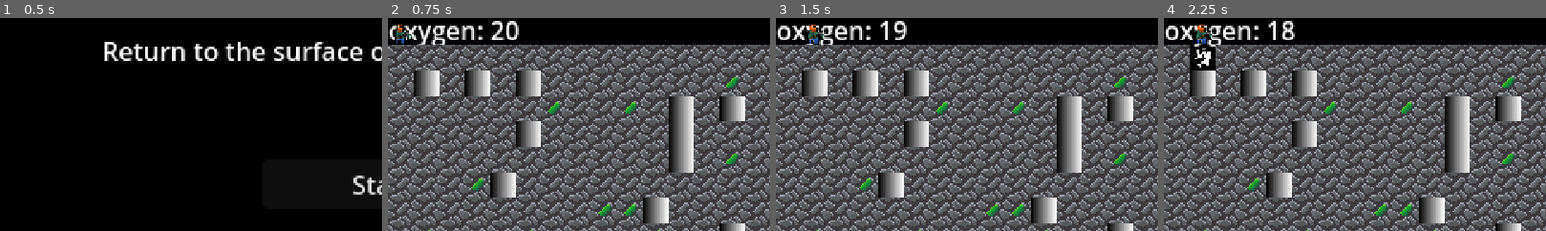
Above: before the commit, frames 1-4 (left to right).
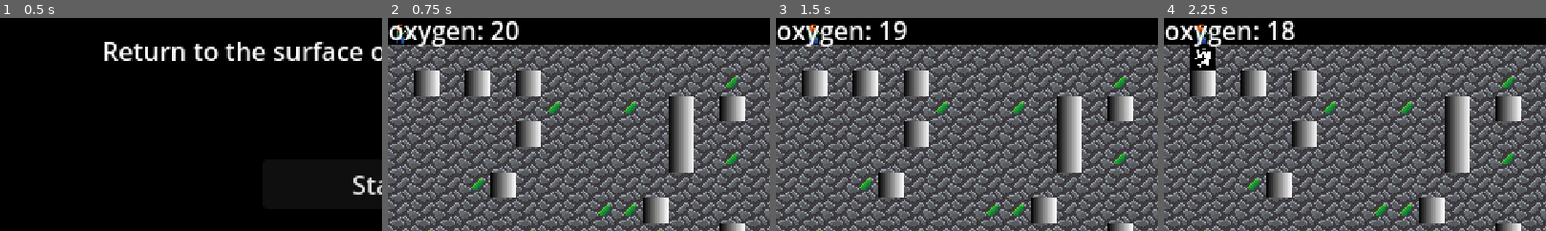
Above: after the commit, the same moments.

Repository: dtsykunov/simple-platformer
Game: Godot game, scene res://main/main.tscn
The game is run twice, just before and just after one commit, with the same random seed, the same clock (stepped at 60 frames per second) and the same inputs.
Inputs:
- Up to frame 1 (0.5 s): no input
- Up to frame 2 (0.75 s): click "Start" at 0.5 s
- Up to frame 3 (1.5 s): tap Enter at 1.25 s; hold Right (right) from 1.28 s (still down)
- Up to frame 4 (2.25 s): tap Space at 2 s; release Right (right) at 2.03 s; hold Down (down) from 2.03 s (still down)
The pictures show only the part of the screen within x 0-50%, y 11-61%; the shares and areas given below are measured in that part.

Frame 1 is identical in both runs. In frame 2, 0.2% of the frame differs, in the area x 1-15%, y 3-14%; in frame 3, 0.2%, in the area x 8-15%, y 4-14%; in frame 4, 0.2%.

Commit message:
add upgrades

Diff:
--- a/autoloads/resource_manager.gd
+++ b/autoloads/resource_manager.gd
@@ -62,12 +62,17 @@
 	resources_changed.emit()
 
 
+func is_goal_reached() -> bool:
+	return resources[ResourceType.MONEY] >= resources[ResourceType.GOAL]
+
+func renew() -> void:
+	set_resource_value(ResourceType.OXYGEN, max_oxygen)
+
 func check_goal_and_prepare() -> bool:
 	var goal = resources[ResourceType.GOAL]
 	if resources[ResourceType.MONEY] >= goal:
 		add_resource(ResourceType.GOAL, 1)
 		add_resource(ResourceType.MONEY, -goal)
-		set_resource_value(ResourceType.OXYGEN, max_oxygen)
 		return true
 	return false
 
--- /dev/null
+++ b/gui/upgrade_screen/upgrade_screen.gd
@@ -0,0 +1,19 @@
+extends Control
+
+@export var oxygen_upgrade_button: Button
+@export var skip_button: Button
+@export var oxygen_upgrade_price_label: Label
+
+func _ready() -> void:
+	oxygen_upgrade_button.disabled = not ResourceManager.can_buy_upgrade(ResourceManager.UpgradeTypes.ADD_MAX_OXYGEN)
+	oxygen_upgrade_price_label.text = str(ResourceManager.upgrades_prices[ResourceManager.UpgradeTypes.ADD_MAX_OXYGEN])
+
+	oxygen_upgrade_button.pressed.connect(_on_oxygen_upgrade_button_pressed)
+	skip_button.pressed.connect(_on_skip_button_pressed)
+
+func _on_oxygen_upgrade_button_pressed() -> void:
+	ResourceManager.buy_upgrade(ResourceManager.UpgradeTypes.ADD_MAX_OXYGEN)
+	Global.game_controller.start_game()
+
+func _on_skip_button_pressed() -> void:
+	Global.game_controller.start_game()
--- /dev/null
+++ b/gui/upgrade_screen/upgrade_screen.tscn
@@ -0,0 +1,55 @@
+[gd_scene load_steps=2 format=3 uid="uid://bm6bswng777cr"]
+
+[ext_resource type="Script" uid="uid://dpbwn6le3omh6" path="res://gui/upgrade_screen/upgrade_screen.gd" id="1_s1jit"]
+
+[node name="Upgrade Screen" type="Control" node_paths=PackedStringArray("oxygen_upgrade_button", "skip_button", "oxygen_upgrade_price_label")]
+layout_mode = 3
+anchors_preset = 15
+anchor_right = 1.0
+anchor_bottom = 1.0
+grow_horizontal = 2
+grow_vertical = 2
+script = ExtResource("1_s1jit")
+oxygen_upgrade_button = NodePath("HBoxContainer/VBoxContainer/OxygenUpgradeButton")
+skip_button = NodePath("HBoxContainer/SkipButton")
+oxygen_upgrade_price_label = NodePath("HBoxContainer/VBoxContainer/HBoxContainer/OxygenPriceLabel")
+
+[node name="HBoxContainer" type="HBoxContainer" parent="."]
+layout_mode = 1
+anchors_preset = 8
+anchor_left = 0.5
+anchor_top = 0.5
+anchor_right = 0.5
+anchor_bottom = 0.5
+offset_left = -20.0
+offset_top = -20.0
+offset_right = 20.0
+offset_bottom = 20.0
+grow_horizontal = 2
+grow_vertical = 2
+
+[node name="VBoxContainer" type="VBoxContainer" parent="HBoxContainer"]
+layout_mode = 2
+
+[node name="OxygenUpgradeButton" type="Button" parent="HBoxContainer/VBoxContainer"]
+layout_mode = 2
+text = "+ max oxygen"
+
+[node name="HBoxContainer" type="HBoxContainer" parent="HBoxContainer/VBoxContainer"]
+layout_mode = 2
+
+[node name="Label2" type="Label" parent="HBoxContainer/VBoxContainer/HBoxContainer"]
+layout_mode = 2
+size_flags_horizontal = 3
+text = "price"
+horizontal_alignment = 1
+
+[node name="OxygenPriceLabel" type="Label" parent="HBoxContainer/VBoxContainer/HBoxContainer"]
+layout_mode = 2
+size_flags_horizontal = 3
+text = "10"
+horizontal_alignment = 1
+
+[node name="SkipButton" type="Button" parent="HBoxContainer"]
+layout_mode = 2
+text = "skip"
--- a/main/main.gd
+++ b/main/main.gd
@@ -4,12 +4,14 @@
 enum GameState {
 	START_MENU,
 	PLAYING,
+	UPGRADING,
 	END_SCREEN,
 }
 var game_state: GameState = GameState.START_MENU
 
 @export_file var finish_game_scene: String
 @export_file var game_gui_scene: String
+@export_file var upgrades_screen_scene: String
 
 @export_file var world_scene: String
 
@@ -29,16 +31,14 @@
 
 func _change_world(scene_path: String) -> void:
 	var new_world = load(scene_path).instantiate()
-	var child = world.get_child(0)
-	print("child: ", child, child.name)
-	child.queue_free()
-	print("child: ", child)
+	world.get_child(0).queue_free()
 	world.add_child(new_world)
 
 func start_game() -> void:
-	if game_state != GameState.START_MENU:
+	if game_state not in [GameState.START_MENU, GameState.UPGRADING]:
 		return
 	game_state = GameState.PLAYING
+	ResourceManager.renew()
 	_change_gui(game_gui_scene)
 	_change_world(world_scene)
 	world.visible = true
@@ -58,5 +58,8 @@
 func _on_player_reached_surface() -> void:
 	if game_state != GameState.PLAYING:
 		return
-	if ResourceManager.check_goal_and_prepare():
-		_change_world(world_scene)
+	if ResourceManager.is_goal_reached():
+		game_state = GameState.UPGRADING
+		ResourceManager.add_resource(ResourceManager.ResourceType.MONEY, -ResourceManager.resources[ResourceManager.ResourceType.GOAL])
+		ResourceManager.add_resource(ResourceManager.ResourceType.GOAL, 1)
+		_change_gui(upgrades_screen_scene)
--- a/main/main.tscn
+++ b/main/main.tscn
@@ -7,7 +7,13 @@
 script = ExtResource("1_53q0u")
 finish_game_scene = "uid://du013kubxbcxq"
 game_gui_scene = "uid://bb24snp1vy07g"
+upgrades_screen_scene = "uid://bm6bswng777cr"
 world_scene = "uid://c2cmu6fitxjlu"
+
+[node name="World" type="Node2D" parent="."]
+texture_filter = 1
+
+[node name="Node2D" type="Node2D" parent="World"]
 
 [node name="GUI" type="Control" parent="."]
 layout_mode = 3
@@ -21,8 +27,3 @@
 
 [node name="StartScreen" parent="GUI" instance=ExtResource("2_pjrb6")]
 layout_mode = 1
-
-[node name="World" type="Node2D" parent="."]
-texture_filter = 1
-
-[node name="Node2D" type="Node2D" parent="World"]
Not shown, added: gui/upgrade_screen/upgrade_screen.gd.uid
